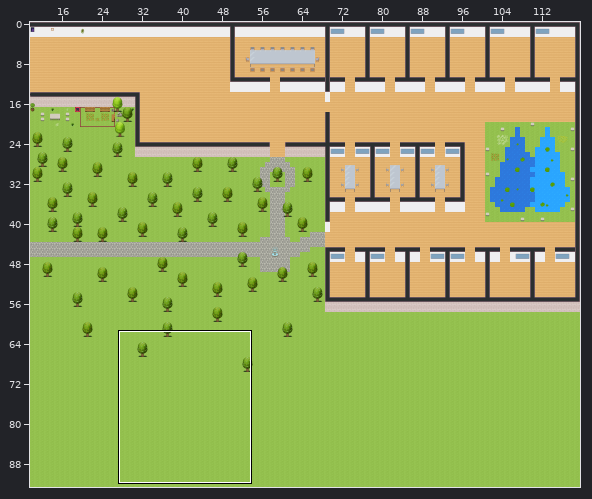
Tiled map (JSON): maps/map.tmj. Above, an overview of the earlier version with the close-up marked.
Close-up. Before the edit:
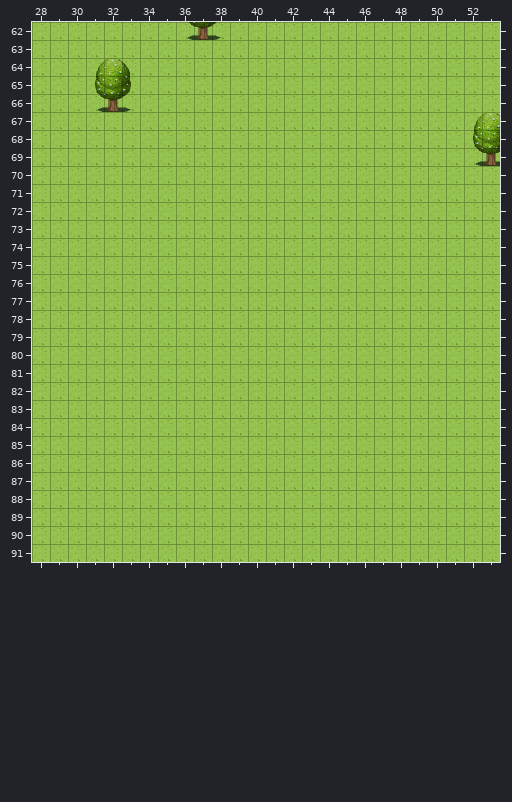
Cells are 32x32 px. Shown: x 28..53, y 62..91. The commit also changed other parts of the map, which this record leaves out.
And afterwards:
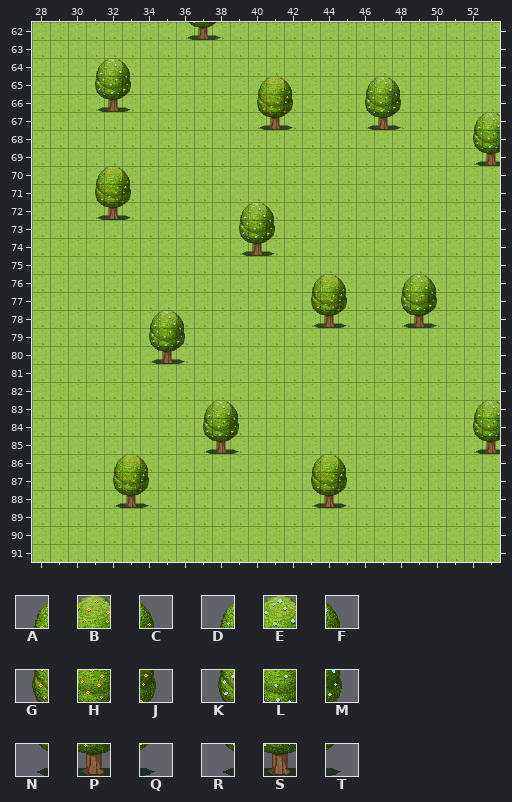
Key: from "WA_Exterior": A 84, B 85, C 86, D 87, E 88, F 89, G 109, H 110, J 111, K 112, L 113, M 114, N 125, P 135, Q 136, R 137, S 138, T 139.
_ is an empty cell.
The exact change:
{"where": "layer \"furniture/furniture3\""}
{"y":67,"x":40,"old":"___","new":"NPQ"}
{"y":67,"x":46,"old":"___","new":"RST"}
{"y":72,"x":31,"old":"___","new":"NPQ"}
{"y":74,"x":39,"old":"___","new":"RST"}
{"y":78,"x":43,"old":"___","new":"NPQ"}
{"y":78,"x":48,"old":"___","new":"RST"}
{"y":80,"x":34,"old":"___","new":"RST"}
{"y":85,"x":37,"old":"___","new":"RST"}
{"y":85,"x":52,"old":"__","new":"RS"}
{"y":88,"x":32,"old":"___","new":"NPQ"}
{"y":88,"x":43,"old":"___","new":"NPQ"}
{"where": "layer \"above/above1\""}
{"y":65,"x":40,"old":"___","new":"ABC"}
{"y":65,"x":46,"old":"___","new":"DEF"}
{"y":66,"x":40,"old":"___","new":"GHJ"}
{"y":66,"x":46,"old":"___","new":"KLM"}
{"y":70,"x":31,"old":"___","new":"ABC"}
{"y":71,"x":31,"old":"___","new":"GHJ"}
{"y":72,"x":39,"old":"___","new":"DEF"}
{"y":73,"x":39,"old":"___","new":"KLM"}
{"y":76,"x":43,"old":"___","new":"ABC"}
{"y":76,"x":48,"old":"___","new":"DEF"}
{"y":77,"x":43,"old":"___","new":"GHJ"}
{"y":77,"x":48,"old":"___","new":"KLM"}
{"y":78,"x":34,"old":"___","new":"DEF"}
{"y":79,"x":34,"old":"___","new":"KLM"}
{"y":83,"x":37,"old":"___","new":"DEF"}
{"y":83,"x":52,"old":"__","new":"DE"}
{"y":84,"x":37,"old":"___","new":"KLM"}
{"y":84,"x":52,"old":"__","new":"KL"}
{"y":86,"x":32,"old":"___","new":"ABC"}
{"y":86,"x":43,"old":"___","new":"ABC"}
{"y":87,"x":32,"old":"___","new":"GHJ"}
{"y":87,"x":43,"old":"___","new":"GHJ"}
